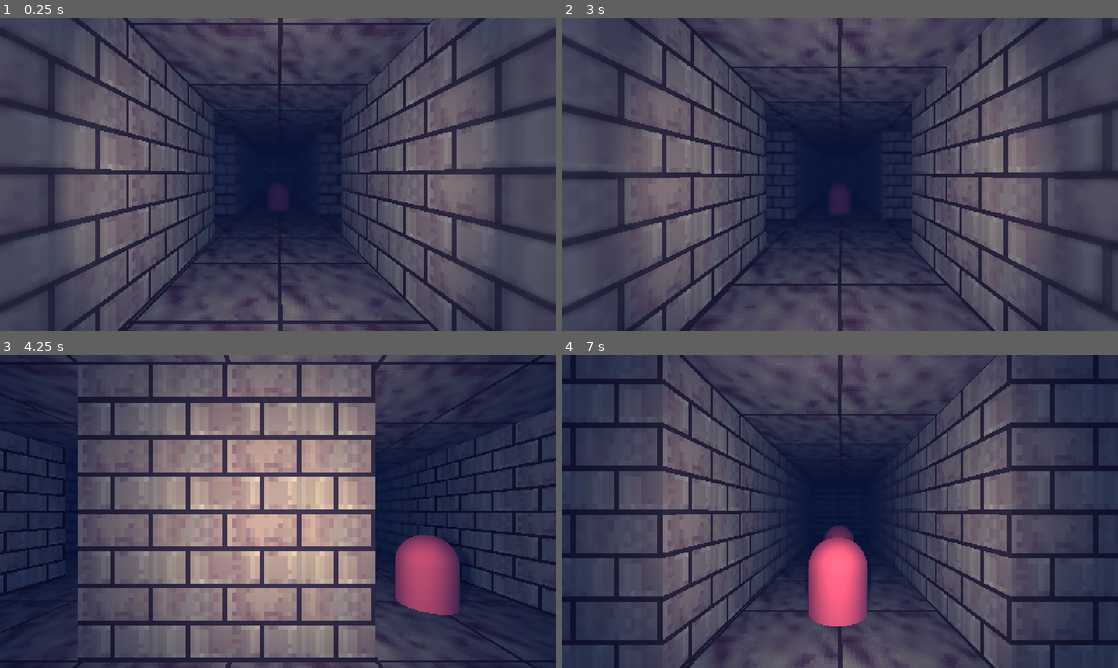
Above: before the commit, frames 1-4 (two rows, left to right).
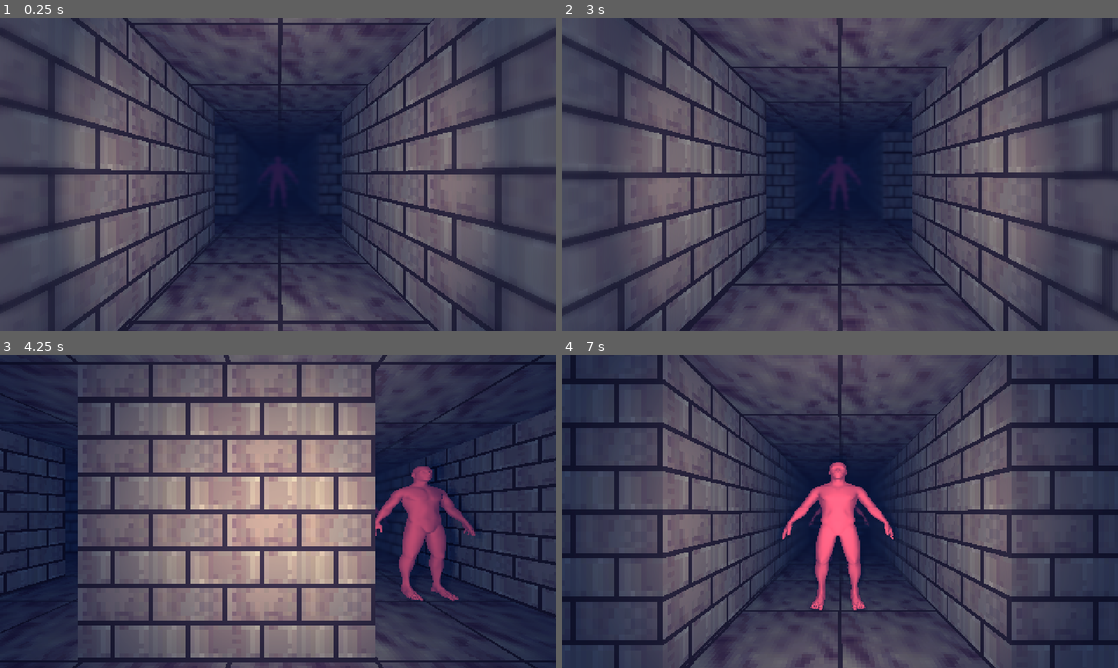
Above: after the commit, the same moments.

Repository: Killaskt/dc-jam-2023
Game: Godot game, scene res://World.tscn
Same seed, same stepped clock (60 frames per second), same inputs: the game is played once before the commit and once after it.
Inputs:
- Up to frame 1 (0.25 s): no input
- Up to frame 2 (3 s): tap Enter at 0.5, 2 s; hold D (strafe_right) 0.53-1.28 s; tap Space at 1.25, 2.75 s; hold S (back) 1.28-2.03 s; hold D (strafe_right) 2.03-2.78 s; hold W (forward) from 2.78 s (still down)
- Up to frame 3 (4.25 s): release W (forward) at 3.53 s; hold A (strafe_left) from 3.53 s (still down)
- Up to frame 4 (7 s): release A (strafe_left) at 5.03 s; hold S (back) 5.03-5.78 s; tap Enter at 5.75 s; hold D (strafe_right) 5.78-6.53 s; hold W (forward) from 6.53 s (still down)

The runs differ from the first frame. In frame 1, 0.1% of the frame differs, in the area x 48-52%, y 44-62%; in frame 2, 0.3%; in frame 3, 3.9%; in frame 4, 4.4%, in the area x 39-60%, y 34-87%.

Commit message:
enemy updates

Diff:
--- a/Enemy2.tscn
+++ b/Enemy2.tscn
@@ -1,7 +1,6 @@
 [gd_scene load_steps=3 format=2]
 
-[sub_resource type="CapsuleMesh" id=1]
-mid_height = 3.0
+[ext_resource path="res://FinalBaseMesh.obj" type="ArrayMesh" id=1]
 
 [sub_resource type="SpatialMaterial" id=2]
 albedo_color = Color( 0.776471, 0.258824, 0.258824, 1 )
@@ -9,8 +8,8 @@
 [node name="Enemy2" type="KinematicBody"]
 
 [node name="MeshInstance" type="MeshInstance" parent="."]
-transform = Transform( 0.3, 2.23517e-09, -9.77026e-17, 0, -1.31134e-08, -0.3, -2.23517e-09, 0.3, -1.31134e-08, -0.000556052, 0.00658083, -0.00546968 )
-mesh = SubResource( 1 )
+transform = Transform( 0, 0.003, -0.1, 0, 0.07, 0.004, 0.1, 0, 0, -0.001, 0.088, -0.005 )
+mesh = ExtResource( 1 )
 skeleton = NodePath("")
 material/0 = SubResource( 2 )
 
--- a/World.gd
+++ b/World.gd
@@ -8,6 +8,7 @@
 var cells = []
 
 func _ready():
+	randomize()
 	var environment = get_tree().root.world.fallback_environment
 	environment.background_mode = Environment.BG_COLOR
 	environment.background_color = Color.black
Not shown, added: FinalBaseMesh.obj
Not shown, added: FinalBaseMesh.obj.import
